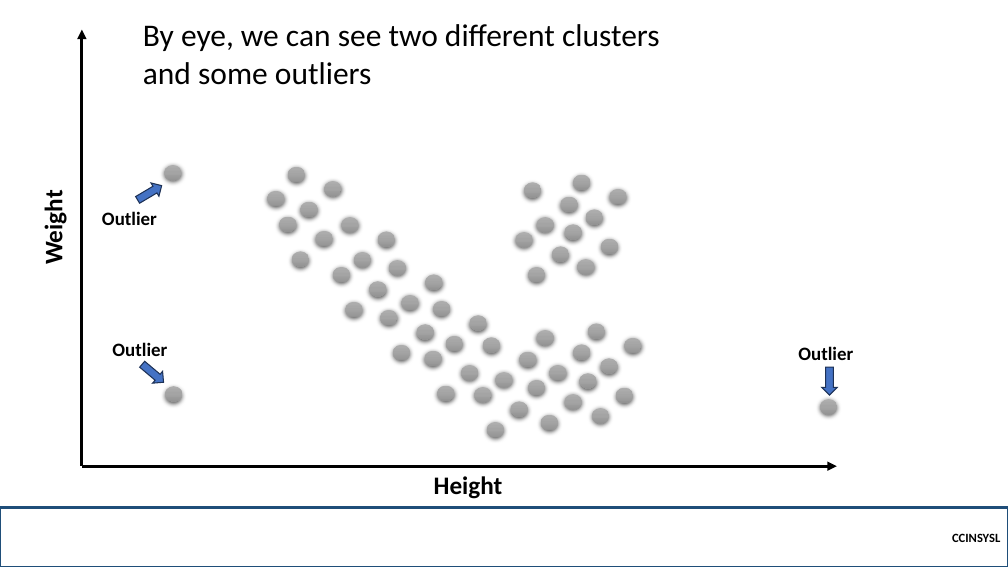
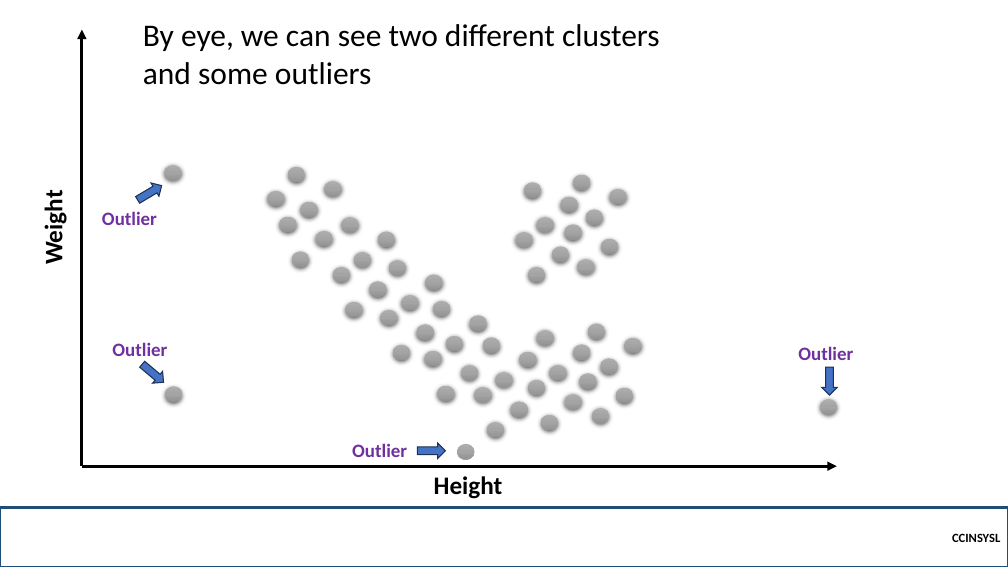
Before and after one commit to robitussin/CCINSYSL, a slide deck: slide 4 of 8 - DBSCAN/DBSCAN.pptx. Drawn at 1008x567 pixels with LibreOffice and Linux fonts; fonts in the diff are those of the drawing; background and template pictures are left out. Boxes give left, top, right and bottom in pixels: in the first picture for what was removed or moved away, otherwise in the second. Text is boxed around its words. In the diff, an @@ line names an element or a change of style, - is before the commit and + after.

```diff
--- a/8 - DBSCAN/DBSCAN.pptx
+++ b/8 - DBSCAN/DBSCAN.pptx
@@ text colour #000000 to #7030A0 in 3 elements at <box>102,211,157,225</box>, <box>112,342,167,361</box>, <box>798,346,853,360</box> @@
@@ text added at <box>352,443,407,457</box>, 18 pt, text #7030A0, bold @@
+Outlier
@@ right arrow added at <box>417,443,445,459</box>, fill #4472C4, outline #1E3256 1 pt @@
@@ ellipse added at <box>457,445,475,461</box>, fill gradient #AFAFAF to #A5A5A5 to #939393, outline #A5A5A5 0.5 pt @@
```
Also in this commit, not shown: 15 other slides changed, 34 slides added.
